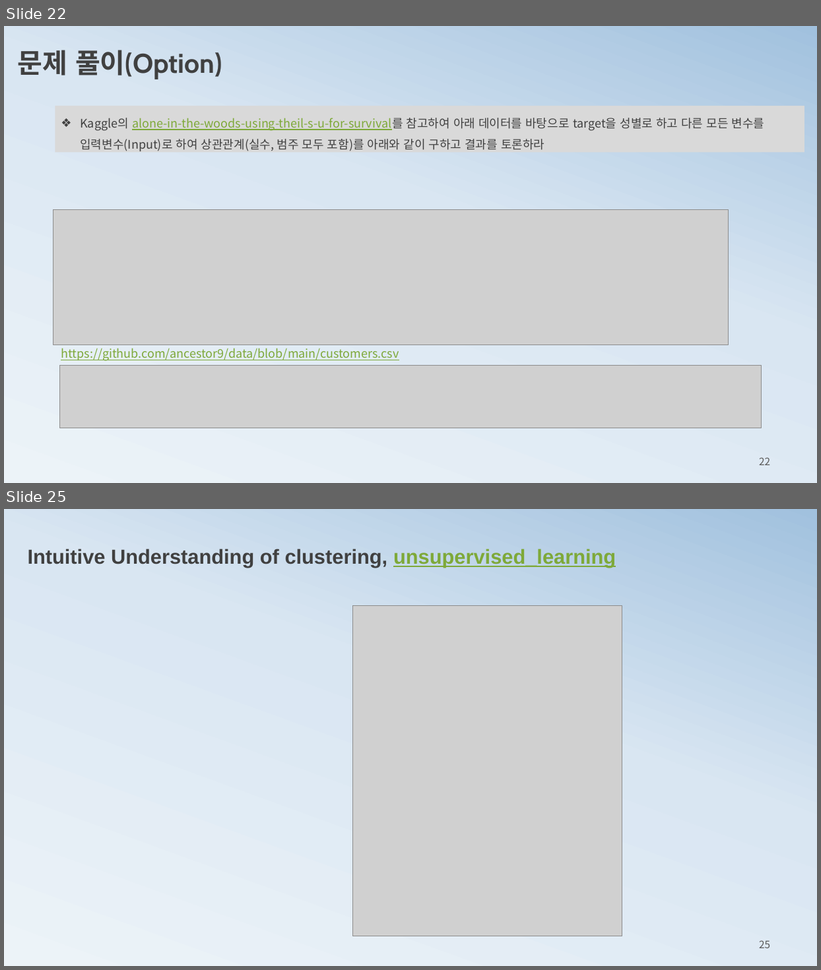
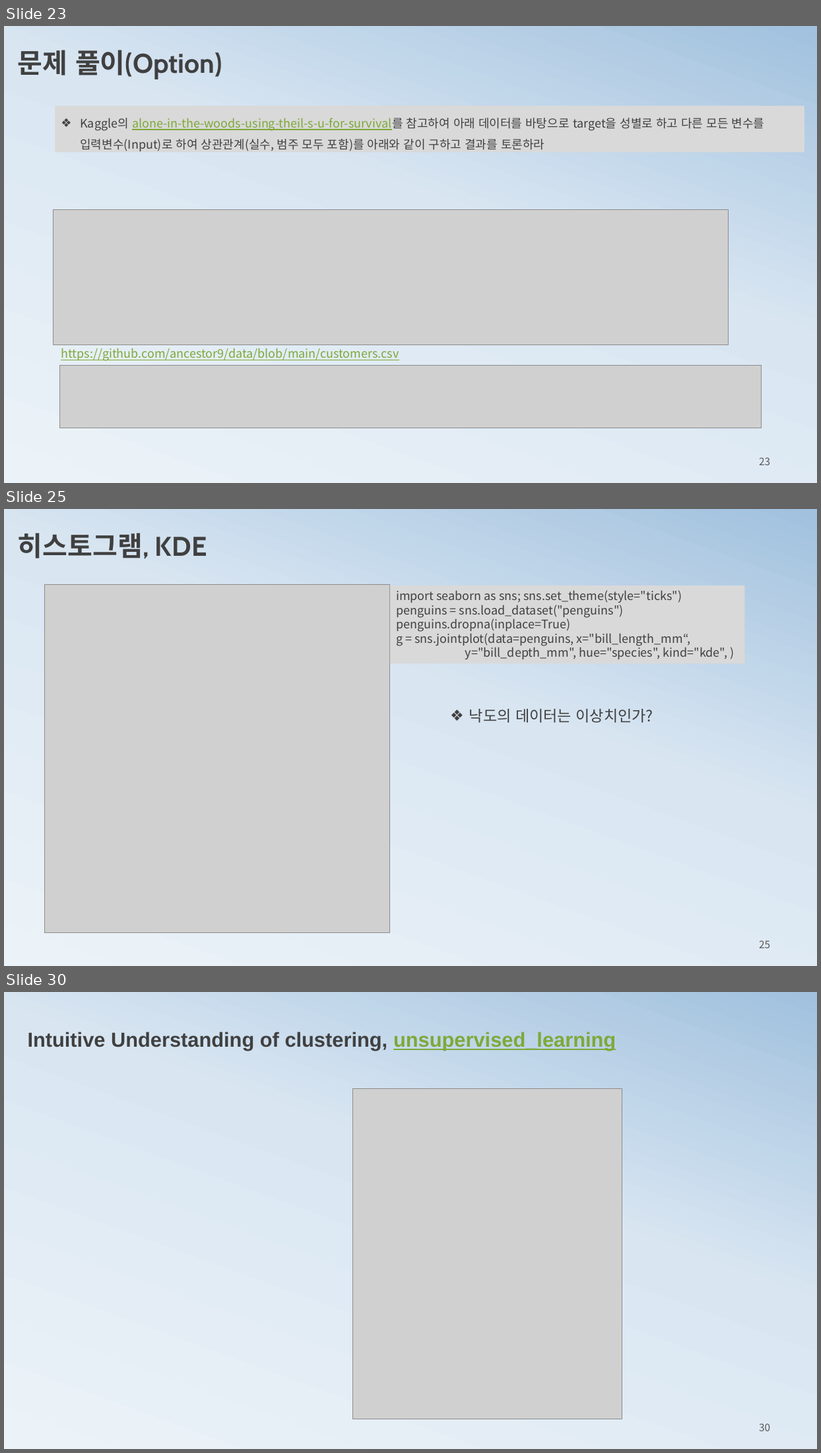
Before and after one commit to ancestor9/mathematics-for-machine-learning, a slide deck: 2_histogram2probability.pptx. Shown one above the other, each under a label of ours: slides 22 and 25 before the commit, slides 23, 25 and 30 after it; the slides between them are not shown. The pictures are 821x970 and 821x1453 pixels, drawn with LibreOffice and Linux fonts; fonts in the diff are those of the drawing; grey boxes stand for pictures. Boxes give left, top, right and bottom in pixels: in the first picture for what was removed or moved away, otherwise in the second. Text is boxed around its words. In the diff, an @@ line names an element or a change of style, - is before the commit and + after.

```diff
--- a/2_histogram2probability.pptx
+++ b/2_histogram2probability.pptx
@@ slide 25 added at (4,509,817,966), background gradient #ECF3F8 to #D9E6F2 to #A1C1DE @@
@@ text added at (18,533,207,559), 32 pt, text #404040, bold @@
+히스토그램, KDE
@@ picture added at (44,585,389,933) @@
@@ rectangle added at (390,586,745,664), fill #D9D9D9, 14 pt, text #404040 @@
+import seaborn as sns; sns.set_theme(style="ticks")
+penguins = sns.load_dataset("penguins")
+penguins.dropna(inplace=True)
+g = sns.jointplot(data=penguins, x="bill_length_mm“,
+y="bill_depth_mm", hue="species", kind="kde", )
@@ text added at (469,709,653,723), 18 pt, text #404040 @@
+❖ 낙도의 데이터는 이상치인가?
@@ page number added at (759,941,770,949), 12 pt, text #595959 @@
+25
@@ what was slide 22 is now slide 23 @@
@@ page number at (759,458,770,466): text changed @@
-22
+23
@@ what was slide 25 is now slide 30 @@
@@ page number at (759,1424,770,1432): text changed @@
-25
+30
```
Also in this commit, not shown: 3 slides changed, 5 other slides added, 1 slide removed.
